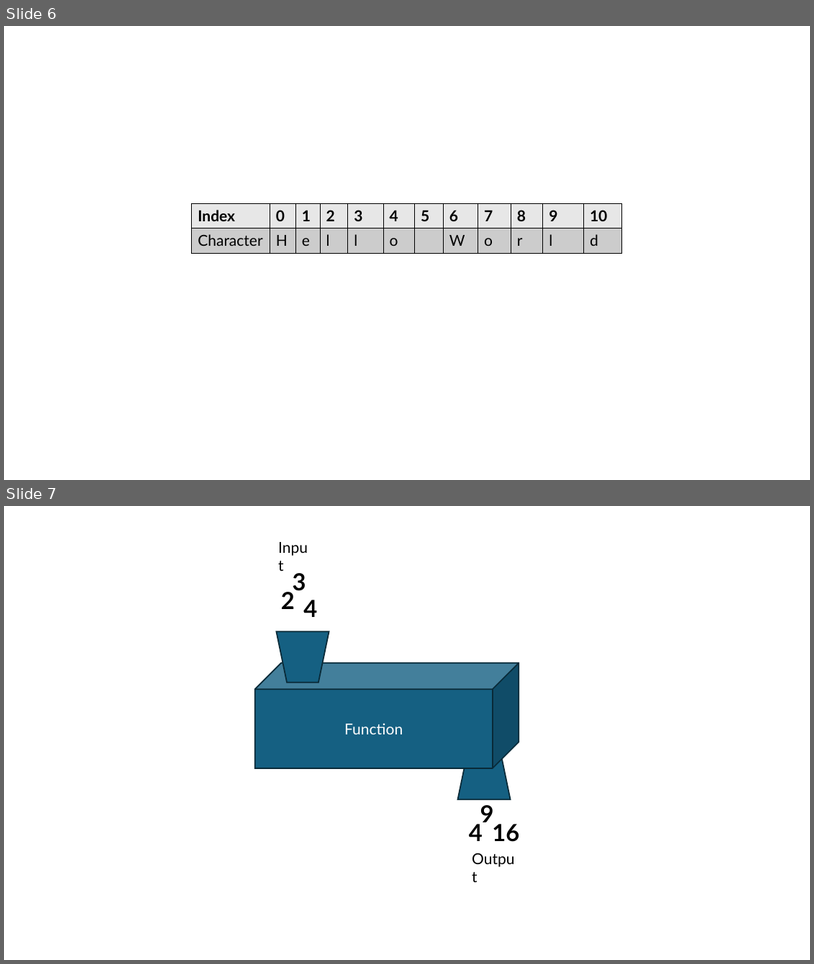
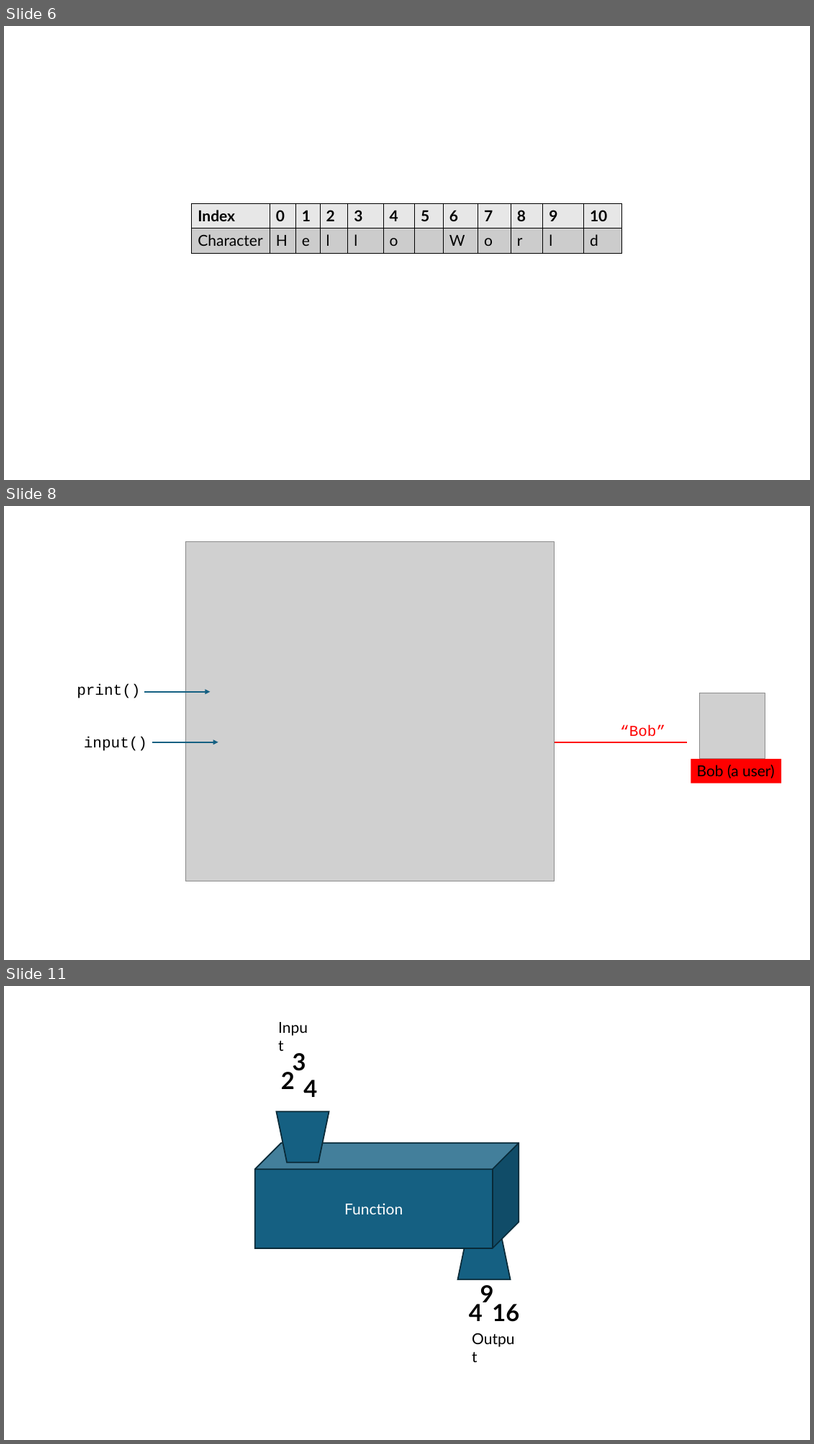
Before and after one commit to John-Abbott-College/SN1-Notes, a slide deck: Images_Youmna.pptx. Shown one above the other, each under a label of ours: slides 6 and 7 before the commit, slides 6, 8 and 11 after it; the slides between them are not shown. The pictures are 814x964 and 814x1444 pixels, drawn with LibreOffice and Linux fonts; fonts in the diff are those of the drawing; grey boxes stand for pictures. Boxes give left, top, right and bottom in pixels: in the first picture for what was removed or moved away, otherwise in the second. Text is boxed around its words. In the diff, an @@ line names an element or a change of style, - is before the commit and + after.

Commit message:
f string images added

```diff
--- a/Images_Youmna.pptx
+++ b/Images_Youmna.pptx
@@ slide 8 added at [4, 506, 810, 960], background #FFFFFF @@
@@ picture added at [185, 542, 555, 881] @@
@@ text added at [77, 684, 140, 698], 18 pt, text #000000 @@
+print()
@@ arrow added from (144, 692) to (211, 692), #156082 1.5 pt @@
@@ picture added at [700, 693, 766, 758] @@
@@ text added at [84, 736, 147, 751], 18 pt, text #000000 @@
+input()
@@ arrow added from (153, 742) to (218, 742), #156082 1.5 pt @@
@@ arrow added from (687, 742) to (529, 742), #FF0000 1.5 pt @@
@@ text added at [620, 725, 666, 736], 18 pt, text #FF0000 @@
+“Bob”
@@ rectangle added at [691, 759, 782, 783], fill #FF0000, 18 pt, text #000000 @@
+Bob (a user)
@@ what was slide 7 is now slide 11 @@
```
Also in this commit, not shown: 3 other slides added.
